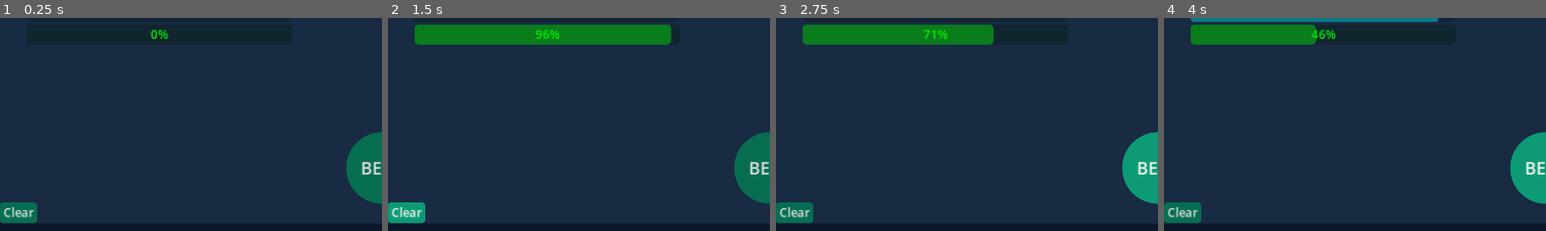
Above: before the commit, frames 1-4 (left to right).
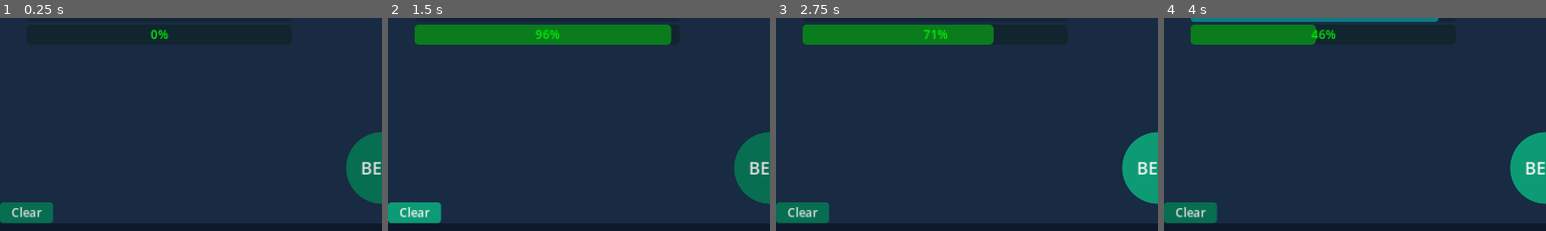
Above: after the commit, the same moments.

Repository: popcar2/MorseCodeSimulator
Game: Godot game, scene res://Scenes/main.tscn
Same seed, same stepped clock (60 frames per second), same inputs: the game is played once before the commit and once after it.
Inputs:
- Up to frame 1 (0.25 s): no input
- Up to frame 2 (1.5 s): click "BEEP" at 0.5 s; click "Clear" at 1.25 s
- Up to frame 3 (2.75 s): click "BEEP" at 2 s
- Up to frame 4 (4 s): click "Clear" at 2.75 s; click "BEEP" at 3.5 s
The pictures show only the part of the screen within x 0-50%, y 14-64%; the shares and areas given below are measured in that part.

The runs differ from the first frame. In frame 1, 0.7% of the frame differs, in the area x 1-14%, y 86-97%; in frame 2, 0.7%; in frame 3, 0.7%; in frame 4, 0.7%.

Commit message:
Add morse speed presets

Diff:
--- a/Nodes/settings_menu.tscn
+++ b/Nodes/settings_menu.tscn
@@ -40,6 +40,7 @@
 grow_vertical = 2
 
 [node name="Settings" type="Panel" parent="Settings Menu/TabContainer"]
+visible = false
 layout_mode = 2
 
 [node name="VBoxContainer" type="VBoxContainer" parent="Settings Menu/TabContainer/Settings"]
@@ -69,7 +70,7 @@
 layout_mode = 2
 size_flags_horizontal = 10
 item_count = 5
-selected = 2
+selected = 3
 fit_to_longest_item = false
 popup/item_0/text = "Very Slow"
 popup/item_0/id = 0
@@ -83,7 +84,6 @@
 popup/item_4/id = 4
 
 [node name="Advanced" type="Panel" parent="Settings Menu/TabContainer"]
-visible = false
 layout_mode = 2
 
 [node name="VBoxContainer" type="VBoxContainer" parent="Settings Menu/TabContainer/Advanced"]
@@ -119,14 +119,14 @@
 custom_arrow_step = 0.1
 select_all_on_focus = true
 
-[node name="Word Time Container2" type="HBoxContainer" parent="Settings Menu/TabContainer/Advanced/VBoxContainer"]
+[node name="Word Time Container" type="HBoxContainer" parent="Settings Menu/TabContainer/Advanced/VBoxContainer"]
 layout_mode = 2
 
-[node name="Word Time Label" type="Label" parent="Settings Menu/TabContainer/Advanced/VBoxContainer/Word Time Container2"]
+[node name="Word Time Label" type="Label" parent="Settings Menu/TabContainer/Advanced/VBoxContainer/Word Time Container"]
 layout_mode = 2
 text = "Word Time"
 
-[node name="Word Time Spinbox" type="SpinBox" parent="Settings Menu/TabContainer/Advanced/VBoxContainer/Word Time Container2"]
+[node name="Word Time Spinbox" type="SpinBox" parent="Settings Menu/TabContainer/Advanced/VBoxContainer/Word Time Container"]
 unique_name_in_owner = true
 layout_mode = 2
 size_flags_horizontal = 10
@@ -138,6 +138,26 @@
 custom_arrow_step = 0.1
 select_all_on_focus = true
 
+[node name="Long Press Time Container" type="HBoxContainer" parent="Settings Menu/TabContainer/Advanced/VBoxContainer"]
+layout_mode = 2
+
+[node name="Long Press Time Label" type="Label" parent="Settings Menu/TabContainer/Advanced/VBoxContainer/Long Press Time Container"]
+layout_mode = 2
+text = "Word Time"
+
+[node name="Long Press Time Spinbox" type="SpinBox" parent="Settings Menu/TabContainer/Advanced/VBoxContainer/Long Press Time Container"]
+unique_name_in_owner = true
+layout_mode = 2
+size_flags_horizontal = 10
+min_value = 0.05
+max_value = 10.0
+step = 0.01
+value = 0.15
+alignment = 1
+custom_arrow_step = 0.05
+select_all_on_focus = true
+
 [connection signal="item_selected" from="Settings Menu/TabContainer/Settings/VBoxContainer/Morse Speed Container/Morse Speed Option" to="." method="_on_morse_speed_option_item_selected"]
 [connection signal="value_changed" from="Settings Menu/TabContainer/Advanced/VBoxContainer/Letter Time Container/Letter Time Spinbox" to="." method="_on_letter_time_spinbox_value_changed"]
-[connection signal="value_changed" from="Settings Menu/TabContainer/Advanced/VBoxContainer/Word Time Container2/Word Time Spinbox" to="." method="_on_word_time_spinbox_value_changed"]
+[connection signal="value_changed" from="Settings Menu/TabContainer/Advanced/VBoxContainer/Word Time Container/Word Time Spinbox" to="." method="_on_word_time_spinbox_value_changed"]
+[connection signal="value_changed" from="Settings Menu/TabContainer/Advanced/VBoxContainer/Long Press Time Container/Long Press Time Spinbox" to="." method="_on_long_press_time_spinbox_value_changed"]
--- a/Scenes/main.tscn
+++ b/Scenes/main.tscn
@@ -111,6 +111,7 @@
 
 [node name="Reset Button" type="Button" parent="PanelContainer/VSplitContainer/Morse Panel"]
 unique_name_in_owner = true
+custom_minimum_size = Vector2(80, 0)
 layout_mode = 1
 offset_top = -31.0
 offset_right = 51.0
--- a/Scripts/settings_menu.gd
+++ b/Scripts/settings_menu.gd
@@ -15,9 +15,32 @@
 
 func _on_morse_speed_option_item_selected(index):
 	morse_speed = index
+	if morse_speed == 0:
+		%'Letter Time Spinbox'.value = 2.5
+		%'Word Time Spinbox'.value = 4
+		%'Long Press Time Spinbox'.value = 0.15
+	elif morse_speed == 1:
+		%'Letter Time Spinbox'.value = 2
+		%'Word Time Spinbox'.value = 3
+		%'Long Press Time Spinbox'.value = 0.15
+	elif morse_speed == 2:
+		%'Letter Time Spinbox'.value = 1
+		%'Word Time Spinbox'.value = 2
+		%'Long Press Time Spinbox'.value = 0.15
+	elif morse_speed == 3:
+		%'Letter Time Spinbox'.value = 0.5
+		%'Word Time Spinbox'.value = 1
+		%'Long Press Time Spinbox'.value = 0.15
+	elif morse_speed == 4:
+		%'Letter Time Spinbox'.value = 0.3
+		%'Word Time Spinbox'.value = 0.75
+		%'Long Press Time Spinbox'.value = 0.10
 
 func _on_letter_time_spinbox_value_changed(value):
 	letter_time = value
 
 func _on_word_time_spinbox_value_changed(value):
 	word_time = value
+
+func _on_long_press_time_spinbox_value_changed(value):
+	long_press_time = value
